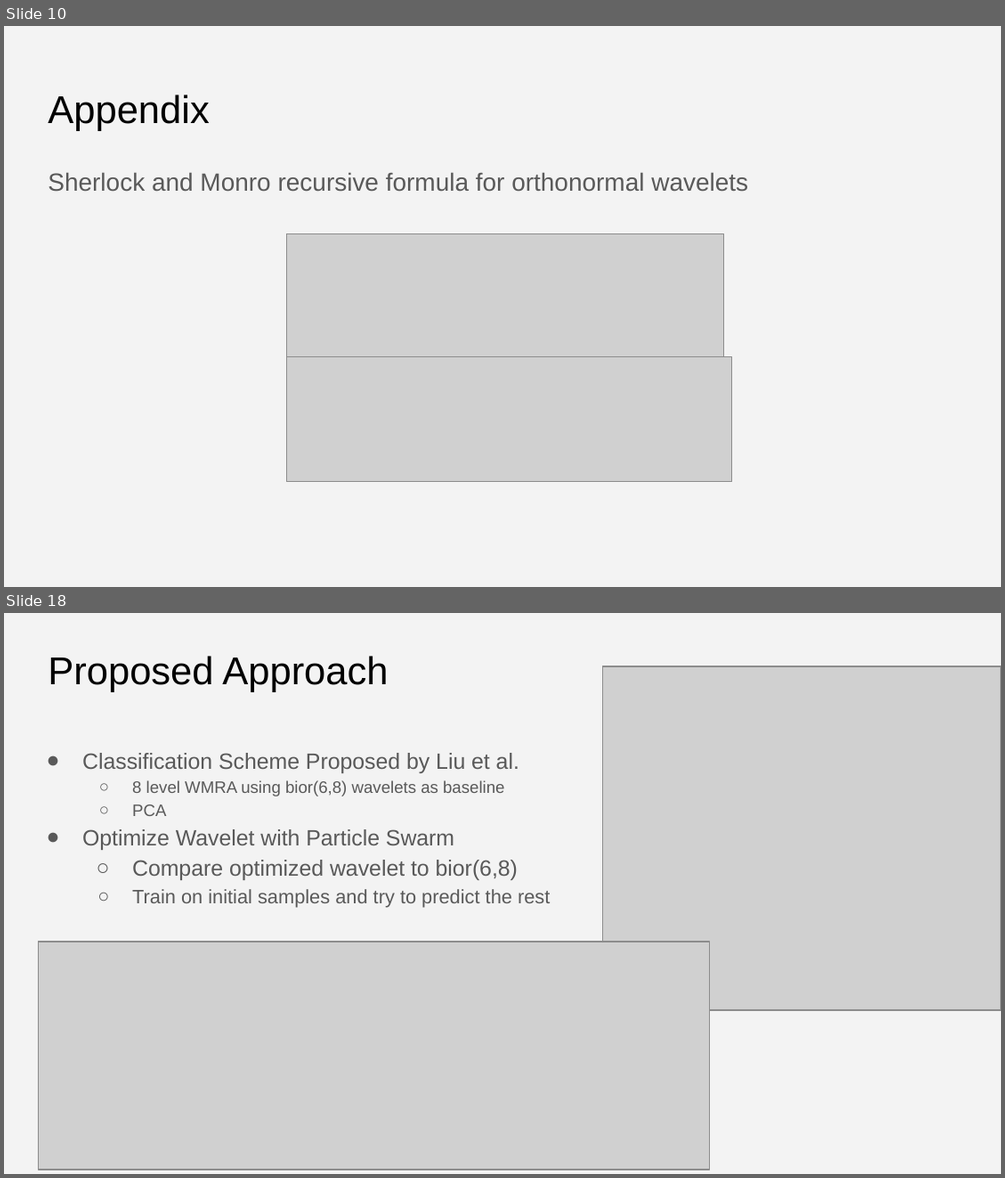
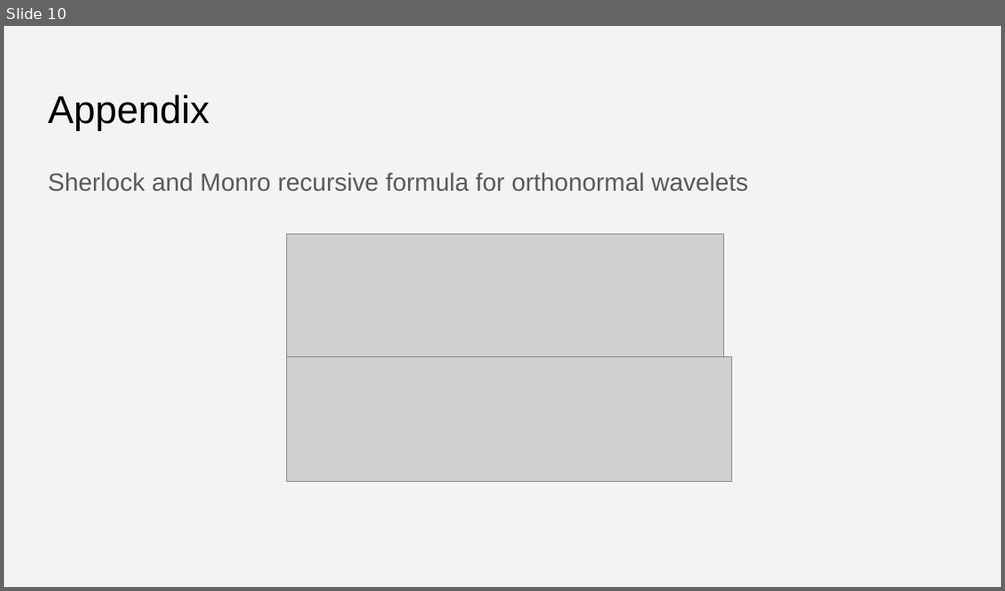
Before and after one commit to Karndeep-UCSD/Wavelet-Optimization-for-Time-Series-Classification, a slide deck: ECE251C - Final Project Presentation.pptx. Shown one above the other, each under a label of ours: slides 10 and 18 before the commit, slide 10 after it; the slides between them are not shown. The pictures are 1005x1178 and 1005x591 pixels, drawn with LibreOffice and Linux fonts; fonts in the diff are those of the drawing; grey boxes stand for pictures. Boxes give left, top, right and bottom in pixels: in the first picture for what was removed or moved away, otherwise in the second. Text is boxed around its words. In the diff, an @@ line names an element or a change of style, - is before the commit and + after.

```diff
--- a/ECE251C - Final Project Presentation.pptx
+++ b/ECE251C - Final Project Presentation.pptx
@@ slide 18 removed at [4,613,1001,1174], background #F3F3F3 @@
@@ title removed at [48,656,388,692] @@
-Proposed Approach
@@ picture removed at [602,666,1001,1011] @@
@@ text removed at [82,753,550,907] @@
-● Classification Scheme Proposed by Liu et al.
-  ○ 8 level WMRA using bior(6,8) wavelets as baseline
-  ○ PCA
-● Optimize Wavelet with Particle Swarm
-  ○ Compare optimized wavelet to bior(6,8)
-  ○ Train on initial samples and try to predict the rest
@@ picture removed at [38,942,709,1170] @@
```
Also in this commit, not shown: 17 other slides removed, 1 other file.
